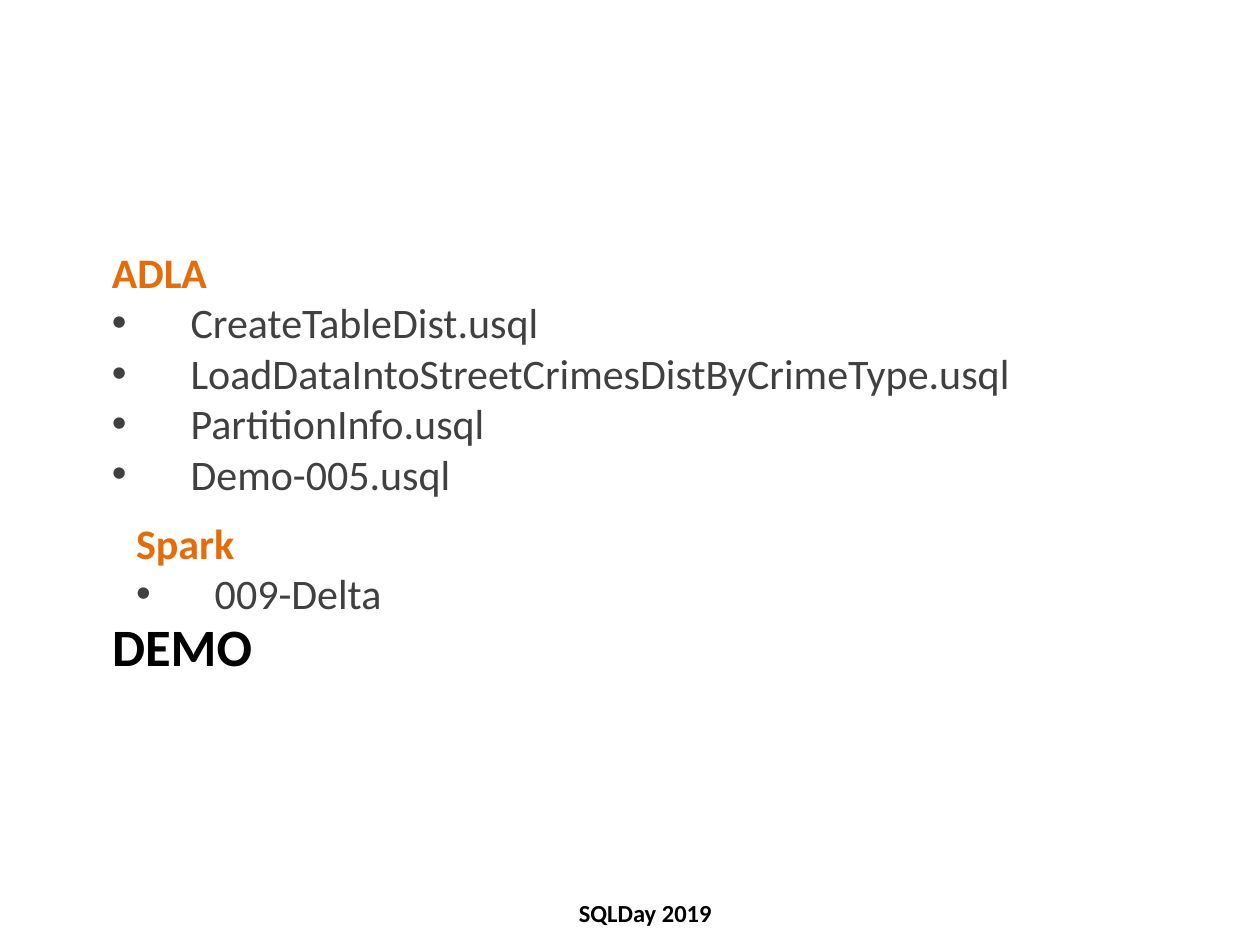
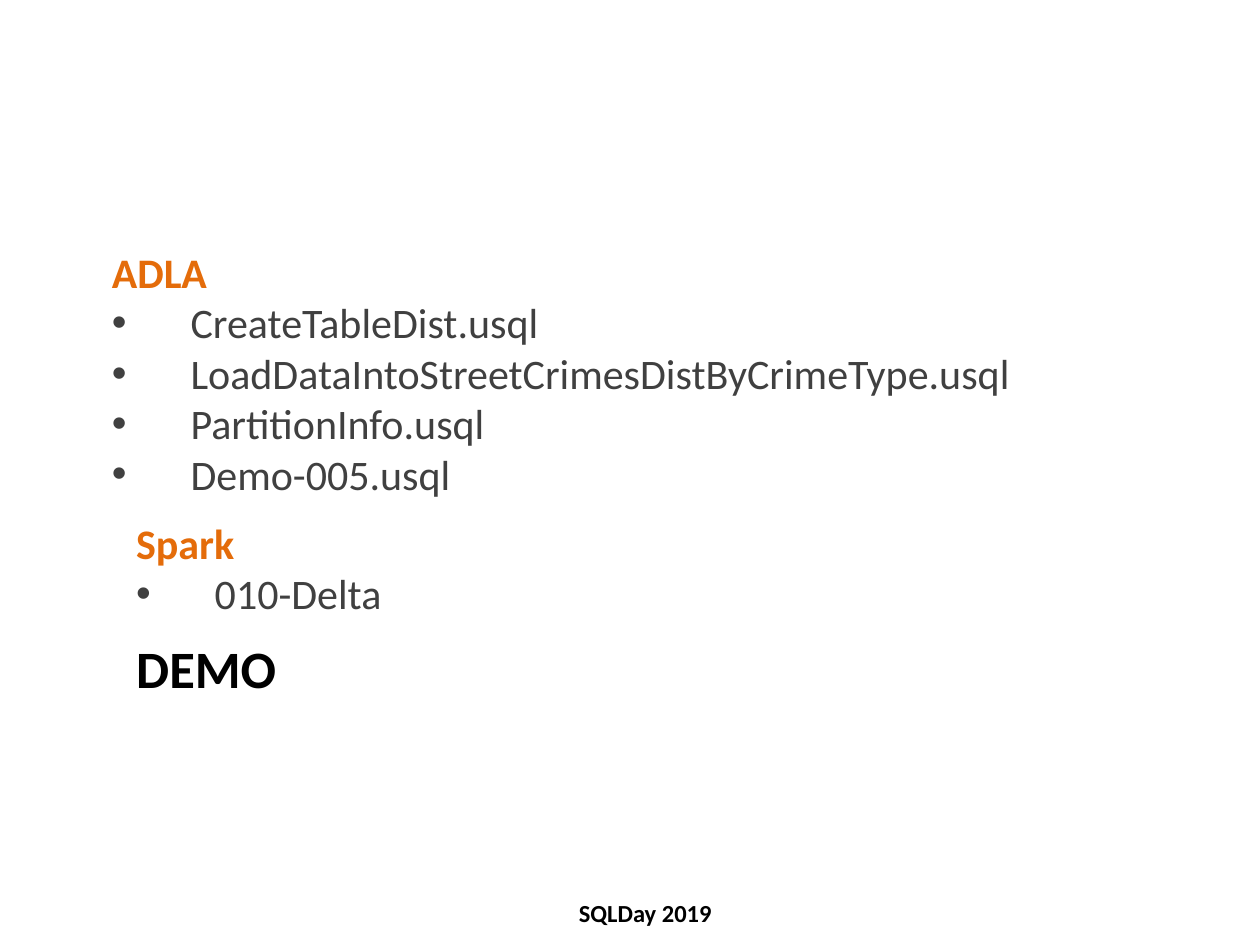
Before and after one commit to cloud4yourdata/CommunityEvents, a slide deck: slide 30 of SQLDay2019/SQLDay2019_PartitioningInBigDataSolutions.pptx. Drawn at 1260x945 pixels with LibreOffice and Linux fonts; fonts in the diff are those of the drawing; background and template pictures are left out. Boxes give left, top, right and bottom in pixels: in the first picture for what was removed or moved away, otherwise in the second. Text is boxed around its words. In the diff, an @@ line names an element or a change of style, - is before the commit and + after.

```diff
--- a/SQLDay2019/SQLDay2019_PartitioningInBigDataSolutions.pptx
+++ b/SQLDay2019/SQLDay2019_PartitioningInBigDataSolutions.pptx
@@ text at box(215, 580, 382, 610): text changed @@
-• 009-Delta
+• 010-Delta
@@ title "DEMO": place and size @@
-title "DEMO" at box(112, 631, 252, 667)
+title "DEMO" at box(136, 653, 276, 689)
```
Also in this commit, not shown: 17 other slides changed, 1 other file.
